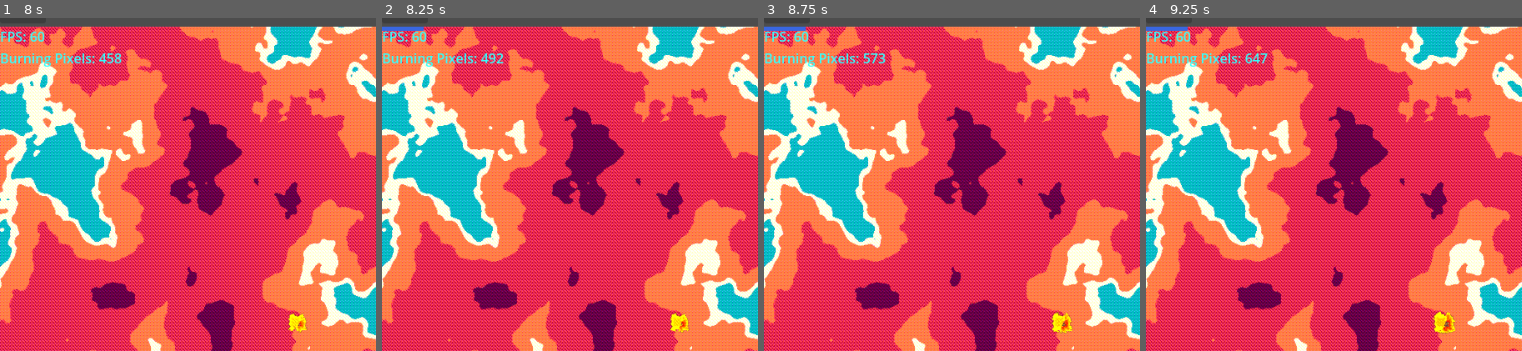
Above: before the commit, frames 1-4 (left to right).
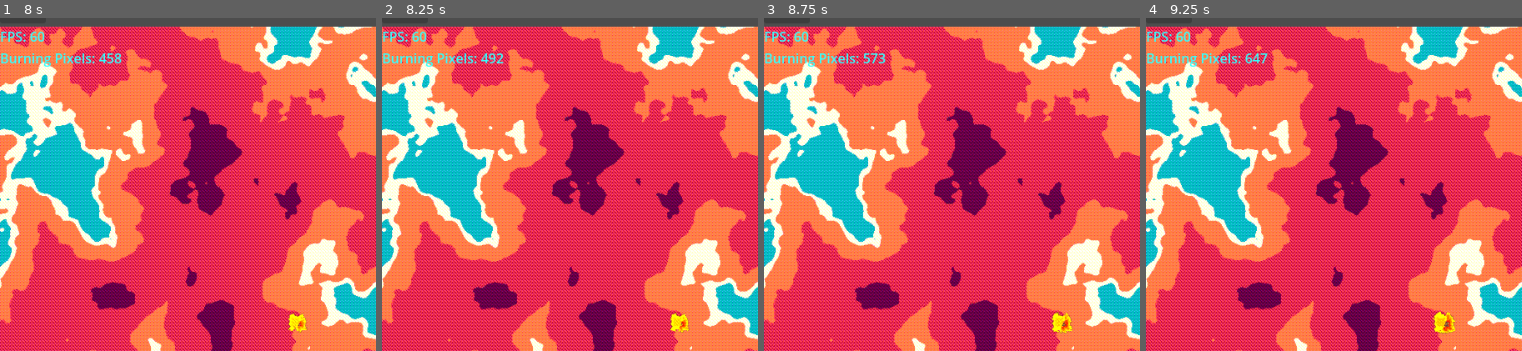
Above: after the commit, the same moments.

Repository: Levartar/2025-Brackeys-Game-Jam
Game: Godot game, scene res://scenes/game.tscn
Two runs of this game, one before a commit and one after it. Both use one fixed random seed, a clock stepped at 60 frames per second and the inputs below.
Inputs (mouse positions are % of the whole screen's width and height, from its top left):
- Up to frame 1 (8 s): click "Restart" at 0.5 s; click "Restart" at 1.25 s; click "Restart" at 2 s; click (94, 12) at 2.75 s; click (94, 12) at 3.5 s; click (94, 12) at 4.25 s; click "Copy Seed" at 5 s; click (94, 26) at 5.75 s; click (94, 38) at 6.5 s; click (94, 52) at 7.25 s
- Up to frame 2 (8.25 s): tap Enter at 8 s; hold D (right) from 8.03 s (still down); tap Space (deploy) at 8.1 s
- Up to frame 3 (8.75 s): keep holding D (right)
- Up to frame 4 (9.25 s): tap Space (deploy) at 8.75, 8.85 s; release D (right) at 8.78 s; hold A (left) from 8.78 s (still down)
The pictures show only the part of the screen within x 0-50%, y 5-55%; the shares and areas given below are measured in that part.

Frame 1 is identical in both runs. In frame 2, 0.2% of the frame differs, in the area x 0-12%, y 2-4%; in frame 3, 0.2%; in frame 4, 0.2%.
Error before the commit: Parse Error: Used tab character for indentation instead of space as used before in the file. (res://scripts/trail.gd:23)

Commit message:
fix trail.gd not working

Diff:
--- a/scripts/trail.gd
+++ b/scripts/trail.gd
@@ -10,7 +10,7 @@
 var plane: CharacterBody2D
 var is_active: bool = true
 
-var terrain: Node2D
+var terrain: Control
 
 func _ready() -> void:
   clear_points()
@@ -21,17 +21,17 @@
 
 func _process(_delta):
   if is_active:
-	if plane == null: print("Trail could not find Plane instance!"); return
-	var pos = plane.global_position
-	if (points.is_empty() or pos.distance_to(points[-1]) > min_distance):
-	  add_point(pos)
-	  # if terrain and terrain.is_position_on_fire(pos):
-	  if terrain:
-		terrain.drop_water_at_position(pos, distinguish_radius)
+    if plane == null: print("Trail could not find Plane instance!"); return
+    var pos = plane.global_position
+    if (points.is_empty() or pos.distance_to(points[-1]) > min_distance):
+      add_point(pos)
+      # if terrain and terrain.is_position_on_fire(pos):
+      if terrain:
+        terrain.drop_water_at_position(pos, distinguish_radius)
 
-	if points.size() > max_points:
-	  deactivate()
-	  plane.activate_cooldown()
+  if points.size() > max_points:
+    deactivate()
+    plane.activate_cooldown()
 
 func deactivate() -> void:
   is_active = false
